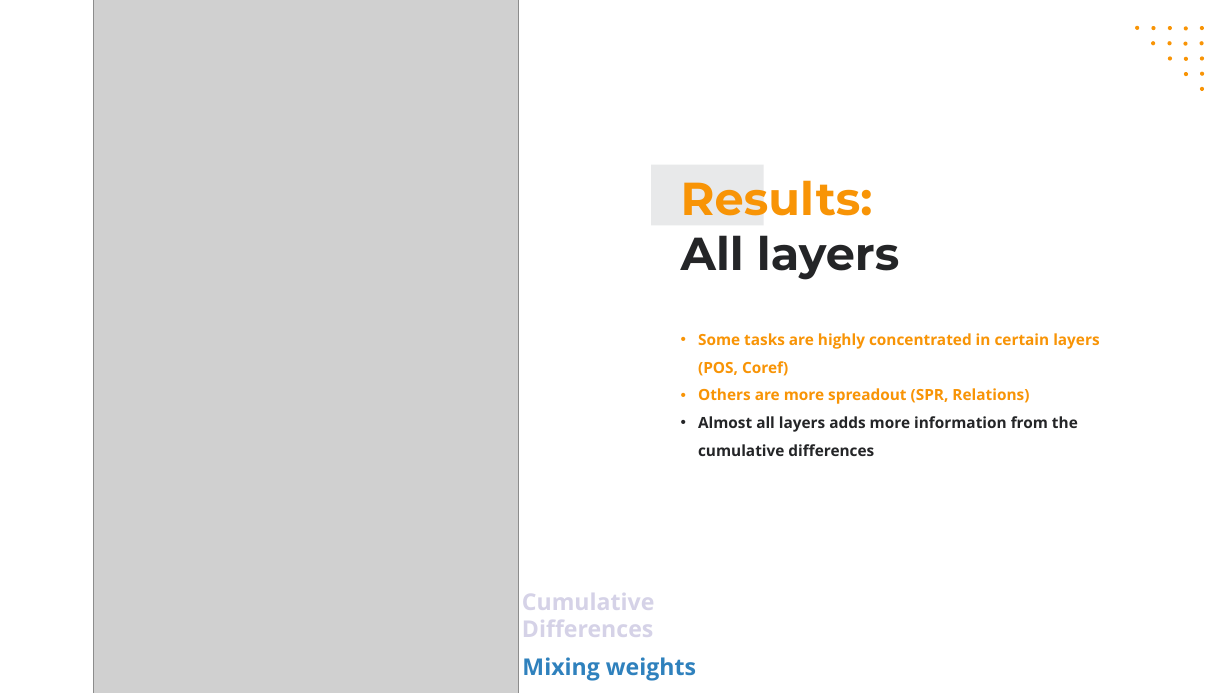
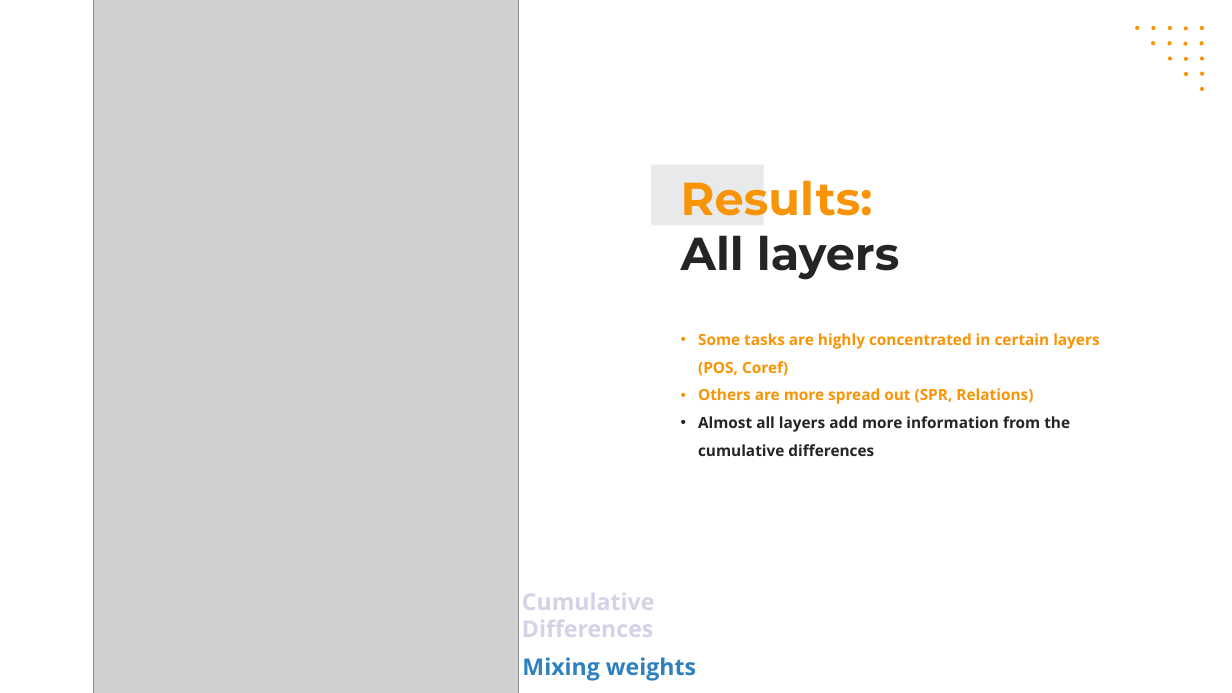
Before and after one commit to cbenge509/BERTVision, a slide deck: slide 9 of presentation/capstone/week_7/capstone__jiang_benge_fogarty_king__week_7.pptx. Drawn at 1232x693 pixels with LibreOffice and Linux fonts; fonts in the diff are those of the drawing; grey boxes stand for pictures. Boxes give left, top, right and bottom in pixels: in the first picture for what was removed or moved away, otherwise in the second. Text is boxed around its words. In the diff, an @@ line names an element or a change of style, - is before the commit and + after.

Commit message:
Presentation added final slide; typos fixed

```diff
--- a/presentation/capstone/week_7/capstone__jiang_benge_fogarty_king__week_7.pptx
+++ b/presentation/capstone/week_7/capstone__jiang_benge_fogarty_king__week_7.pptx
@@ text at (698,388,1070,456): text changed @@
-• Others are more spreadout (SPR, Relations)
-• Almost all layers adds more information from the cumulative differences
+• Others are more spread out (SPR, Relations)
+• Almost all layers add more information from the cumulative differences
```
Also in this commit, not shown: 5 other slides changed, 1 slide added, 1 other file.
